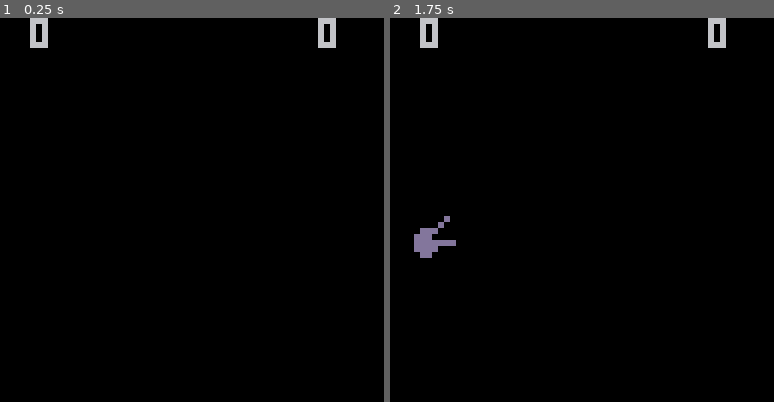
Above: before the commit, frames 1-2 (left to right).
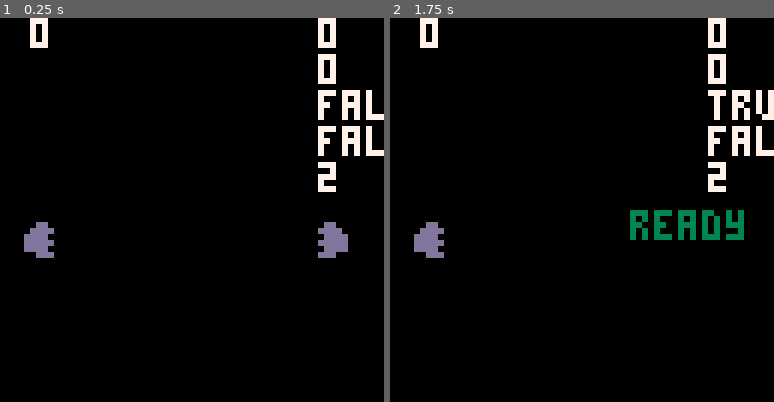
Above: after the commit, the same moments.

Repository: Aeklad/pico8
Game: PICO-8 cartridge rps.p8
The game is run twice, just before and just after one commit, with the same random seed, the same clock (stepped at 60 frames per second) and the same inputs.
Inputs:
- Up to frame 1 (0.25 s): no input
- Up to frame 2 (1.75 s): tap X (X key) at 0.33, 1.07 s; tap O (Z key) at 0.7, 1.7 s; hold Right from 1.6 s (still down)

The runs differ from the first frame. In frame 1, 3.5% of the frame differs, in the area x 6-100%, y 0-63%; in frame 2, 4.1%, in the area x 7-100%, y 0-63%.

Commit message:
Add files via upload
I don't even know

Diff:
--- a/rps.p8
+++ b/rps.p8
@@ -3,12 +3,12 @@
 __lua__
 poke (24364,3)
 player1= {
-           turn=-1,
+           turn=1,
            shot=false,
            score=0
           }
 player2= {
-           turn=-1,
+           turn=1,
            shot=false,
            score=0
           }
@@ -23,9 +23,7 @@
 state2player=4
 statetitle=5
 t=0
-p1=false
-p2=false
-
+shooting=false
 
 function _init()
  c=0
@@ -71,18 +69,30 @@
   t=0
   player1.shot=false
   player2.shot=false
+  shooting=false
   gamestate=stateplay
  end
 end
 
-function draw_count()
+function draw_play()
  if t>15 then
   spr(1,4,32)
   spr(1,50,32,1,1,1)
  elseif c==0 then
-  spr(player1.turn,4,32)
-  spr(player2.turn,50,32,1,1,1)
+  if not player2.shot then
+   spr(player2.turn,4,32)
+  end
+  if not player1.shot then
+   spr(player1.turn,50,32,1,1,1)
+  end
  end
+ if player1.shot and c==0 then
+  print("ready",40,32,3)
+ end
+ if player2.shot and c==0 then
+  print("ready",0,32,3)
+ end
+
 end
 
 function play(w)
@@ -93,12 +103,11 @@
  end
 end
 
-
---need to allow only one button input per round
 function read_input(pl)
  if not players[pl+1].shot then
   for i=0,2 do
    if btnp(i,pl) then
+    shooting=true
     players[pl+1].shot=true
     if i==0 then
      turns[pl+1]=1
@@ -112,7 +121,9 @@
   end
  end
  if player1.shot and player2.shot then
-  gamestate=stateshoot
+  if timer() then
+   gamestate=stateshoot
+  end
  end
 end
 
@@ -145,15 +156,19 @@
   read_input(1)
  elseif gamestate==state2player then
  elseif gamestate==stateshoot then
-  shoot()
+   shoot()
  end
 end
 
 function _draw()
  cls()
- print (player1.score,5,0)
- print (player2.score,53,0)
- draw_count()
+ print (player2.score,5,0,7)
+ print (player1.score,53,0)
+ print (c)
+ print (player1.shot)
+ print (player2.shot)
+ print (gamestate)
+ draw_play()
 end
 __gfx__
 00000000000000000000000000000000000000000000000000000000000000000000000000000000000000000000000000000000000000000000000000000000
